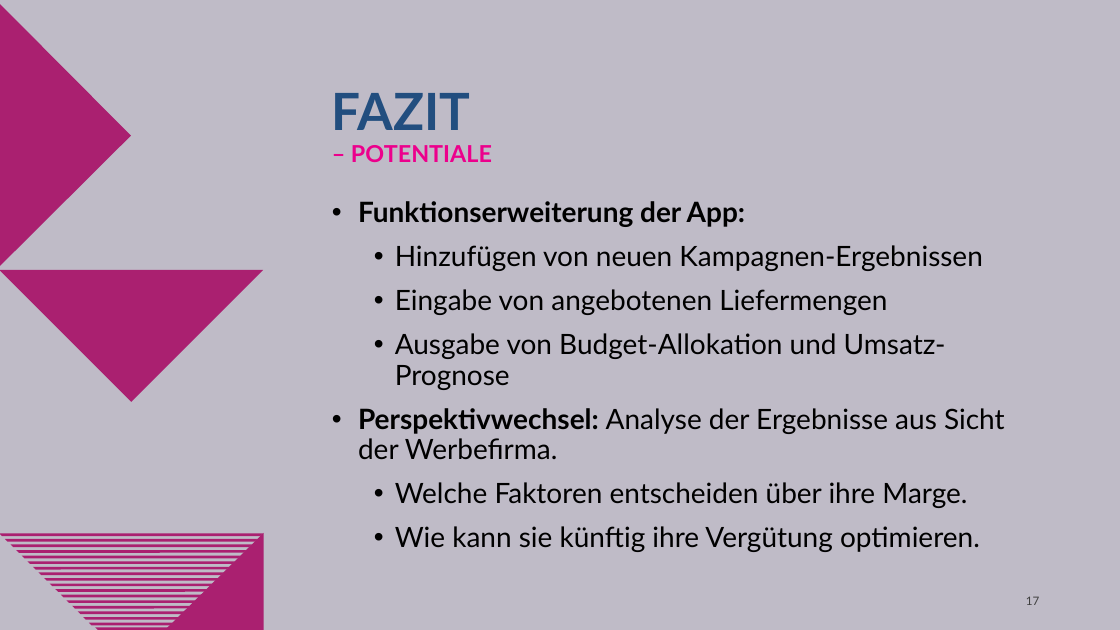
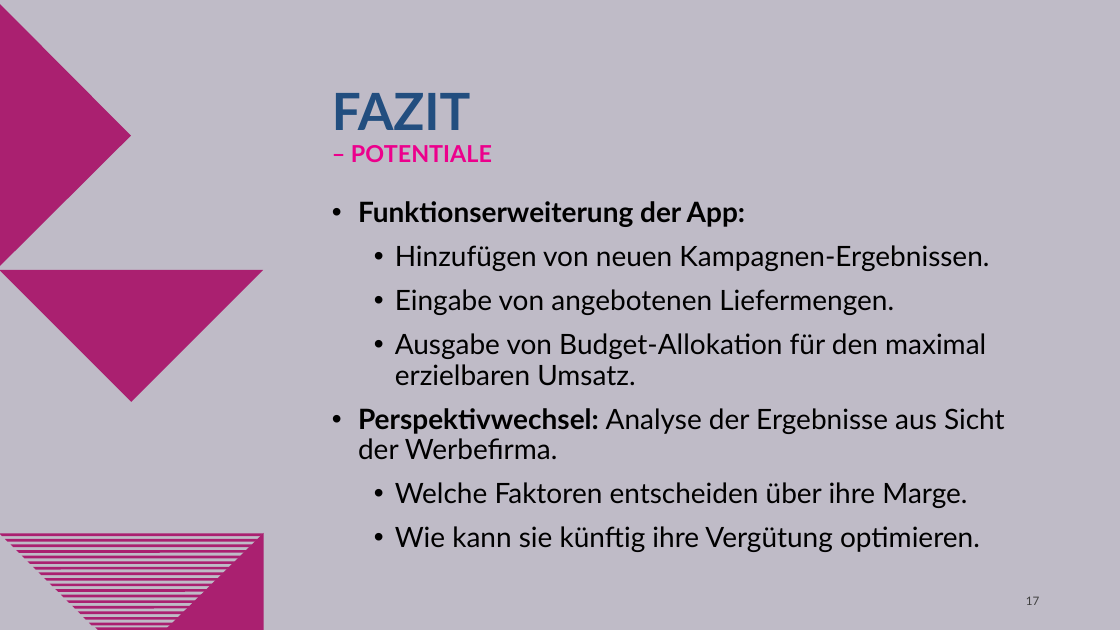
Before and after one commit to oliverschulz1983/Machine-learning-in-online-marketing-analysis-and-identification-of-optimisation-opportunities, a slide deck: slide 17 of Machine_Learning_in_Online_Marketing.pptx. Drawn at 1120x630 pixels with LibreOffice and Linux fonts; fonts in the diff are those of the drawing; background and template pictures are left out. Boxes give left, top, right and bottom in pixels: in the first picture for what was removed or moved away, otherwise in the second. Text is boxed around its words. In the diff, an @@ line names an element or a change of style, - is before the commit and + after.

```diff
--- a/Machine_Learning_in_Online_Marketing.pptx
+++ b/Machine_Learning_in_Online_Marketing.pptx
@@ text at (x1=395, y1=245, x2=989, y2=386): text changed @@
-  • Hinzufügen von neuen Kampagnen-Ergebnissen
-  • Eingabe von angebotenen Liefermengen
-  • Ausgabe von Budget-Allokation und Umsatz-Prognose
+  • Hinzufügen von neuen Kampagnen-Ergebnissen.
+  • Eingabe von angebotenen Liefermengen.
+  • Ausgabe von Budget-Allokation für den maximal erzielbaren Umsatz.
```
Also in this commit, not shown: 1 other file.
